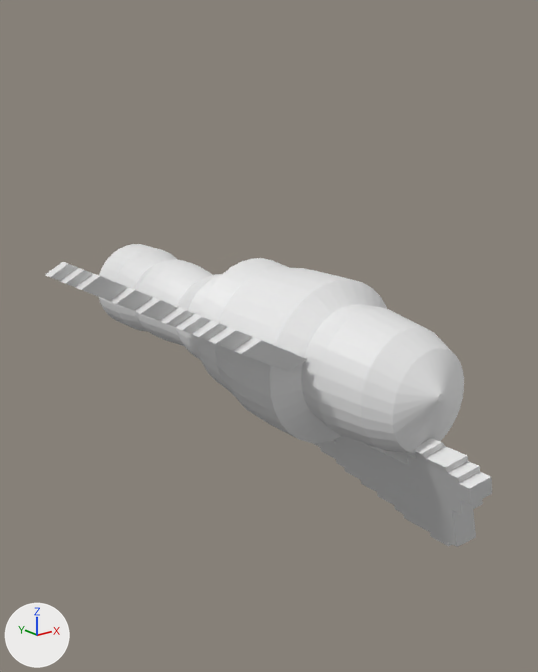
The OBJ model landstalker/data/proxies/church_angel_699.obj: old version first, new version second.
Before and after are seen from a camera (50 mm lens) standing at (333.9, -110.1, 470.0) and looking at (374.0, -59.8, 449.9). Lighting does not change. The marker at lower left points along +X, +Y and +Z. The older version comes first. Where no turn or scale is listed for an object, it has been applied to the vertices.

Script lines for the objects in view, before the commit:
```python
me_church_angel_699 = bpy.data.meshes.new('church_angel_699')
me_church_angel_699.from_pydata(...)  # 2642 vertices, 2664 faces; spans x 354.8..383.8, y -81.6..-32.0, z 432.8..458.8
ob_church_angel_699 = bpy.data.objects.new('church_angel_699', me_church_angel_699)
ob_church_angel_699.location = (0.0, 0.0, 0.0)
```
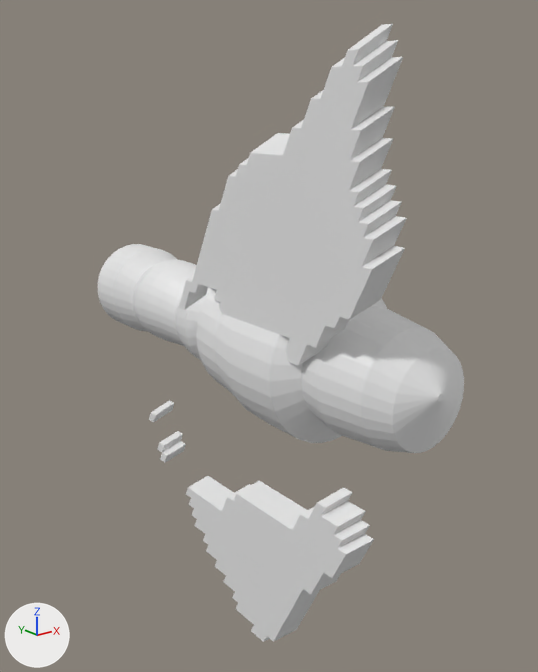
What changed in the scene script:
```text
Change me_church_angel_699:
    used by ob_church_angel_699; location = (0.0, 0.0, 0.0)
    remove me_church_angel_699.from_pydata(...)  # 2642 vertices, 2664 faces; spans x 354.8..383.8, y -81.6..-32.0, z 432.8..458.8
    add me_church_angel_699.from_pydata(...)  # 2642 vertices, 2664 faces; spans x 368.8..383.8, y -78.0..-32.0, z 421.2..474.8
    me_church_angel_699 part 1: the loose piece of 650 vertices spanning x 354.8..370.8, y -71.0..-49.1, z 449.7..458.8 is multiplied about its middle by the matrix ((0.495, 0.0, 0.919), (0.505, 1.0, -0.919), (-0.505, 0.0, 1.919)), then moved by (8.2, -8.2, 8.2)
    me_church_angel_699 part 2: 486 of 2642 vertices moved; they spanned x 375.3..382.9, y -81.6..-49.7, z 432.8..445.4 and now span x 370.2..371.8, y -75.7..-43.7, z 421.2..440.8; mean shift (-8.2, 8.2, -8.2); largest move (381.8, -74.3, 432.8) -> (370.2, -62.7, 421.2)
```

What differs and where, as boxes [x1, y1, x2, y2] in the pictures (538 x 672 px; the box of a moved part takes in the faces that stretch with it):
'church_angel_699', reshaped (18% narrower, 104% taller)
    before: [45, 244, 492, 547]
    after: [98, 24, 464, 642]
part 1 of me_church_angel_699, moved or reshaped
    before: [45, 262, 307, 372]
    after: [179, 24, 407, 365]
part 2 of me_church_angel_699, moved or reshaped
    before: [313, 436, 492, 547]
    after: [149, 400, 374, 642]
